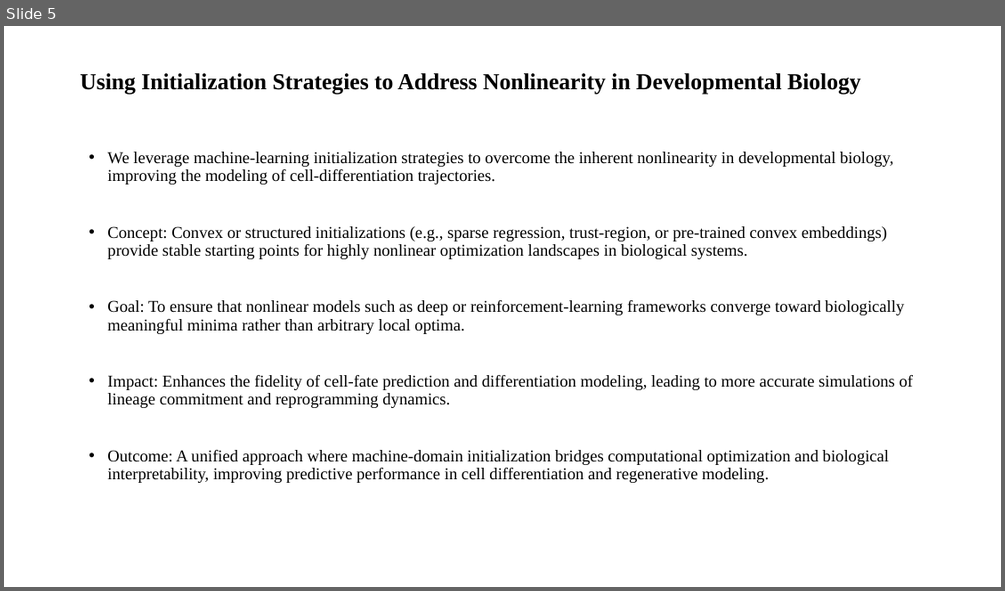
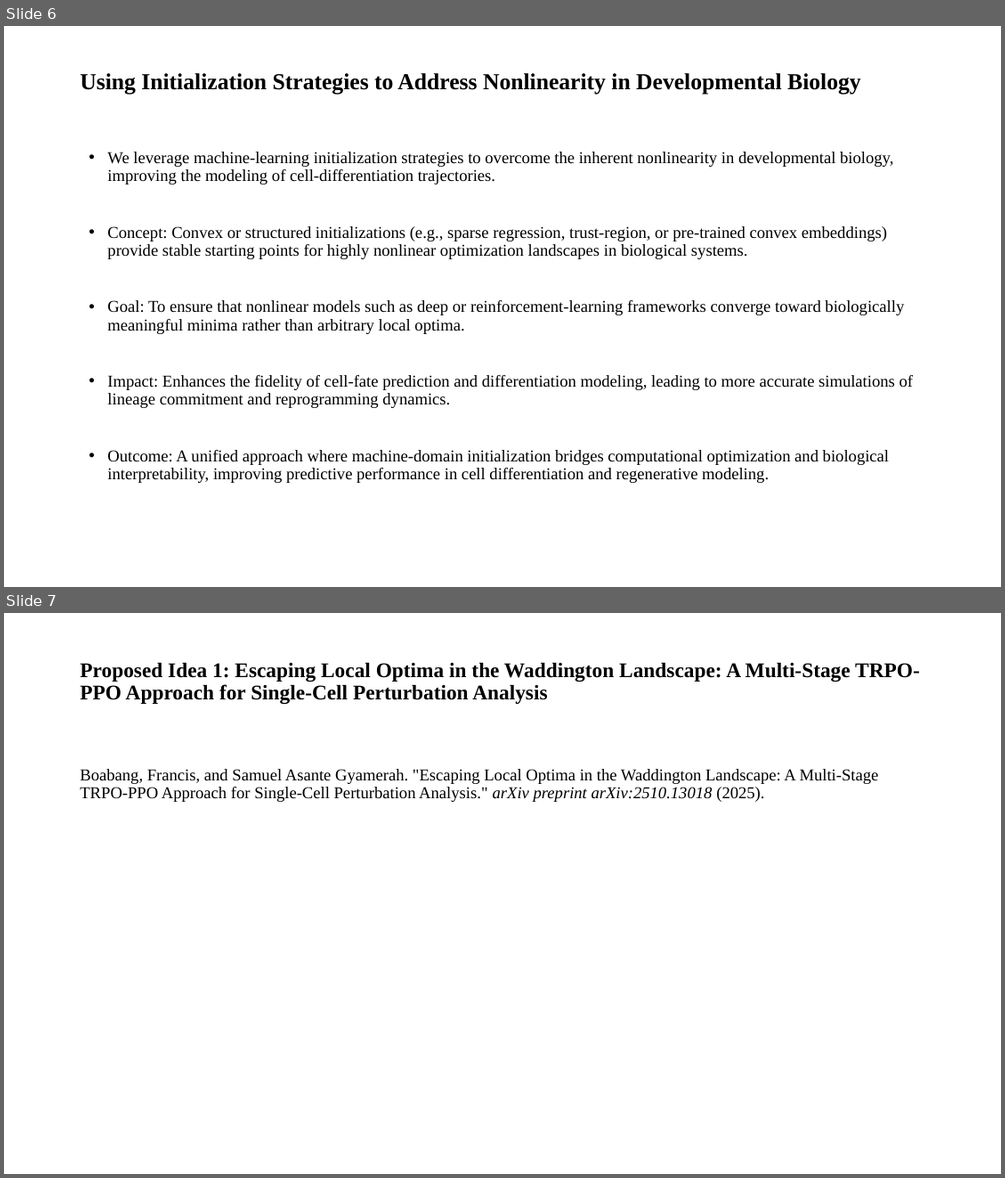
Before and after one commit to boabangf/GNN_RL_gene_trajectory_perturbation, a slide deck: ppt slides for omic codeathon.pptx. Shown one above the other, each under a label of ours: slide 5 before the commit, slides 6 and 7 after it. The pictures are 1005x591 and 1005x1178 pixels, drawn with LibreOffice and Linux fonts; fonts in the diff are those of the drawing. Boxes give left, top, right and bottom in pixels: in the first picture for what was removed or moved away, otherwise in the second. Text is boxed around its words. In the diff, an @@ line names an element or a change of style, - is before the commit and + after.

```diff
--- a/ppt slides for omic codeathon.pptx
+++ b/ppt slides for omic codeathon.pptx
@@ slide 7 added at [4, 613, 1001, 1174], background #FFFFFF @@
@@ title added at [80, 662, 920, 704], 20 pt, text #000000, bold @@
+Proposed Idea 1: Escaping Local Optima in the Waddington Landscape: A Multi-Stage TRPO-PPO Approach for Single-Cell Perturbation Analysis
@@ text added at [80, 769, 879, 802], 16 pt, text #000000 @@
+Boabang, Francis, and Samuel Asante Gyamerah. "Escaping Local Optima in the Waddington Landscape: A Multi-Stage TRPO-PPO Approach for Single-Cell Perturbation Analysis." arXiv preprint arXiv:2510.13018 (2025).
@@ what was slide 5 is now slide 6 @@
```
Also in this commit, not shown: 4 slides changed, 2 other slides added, 2 slides removed.
